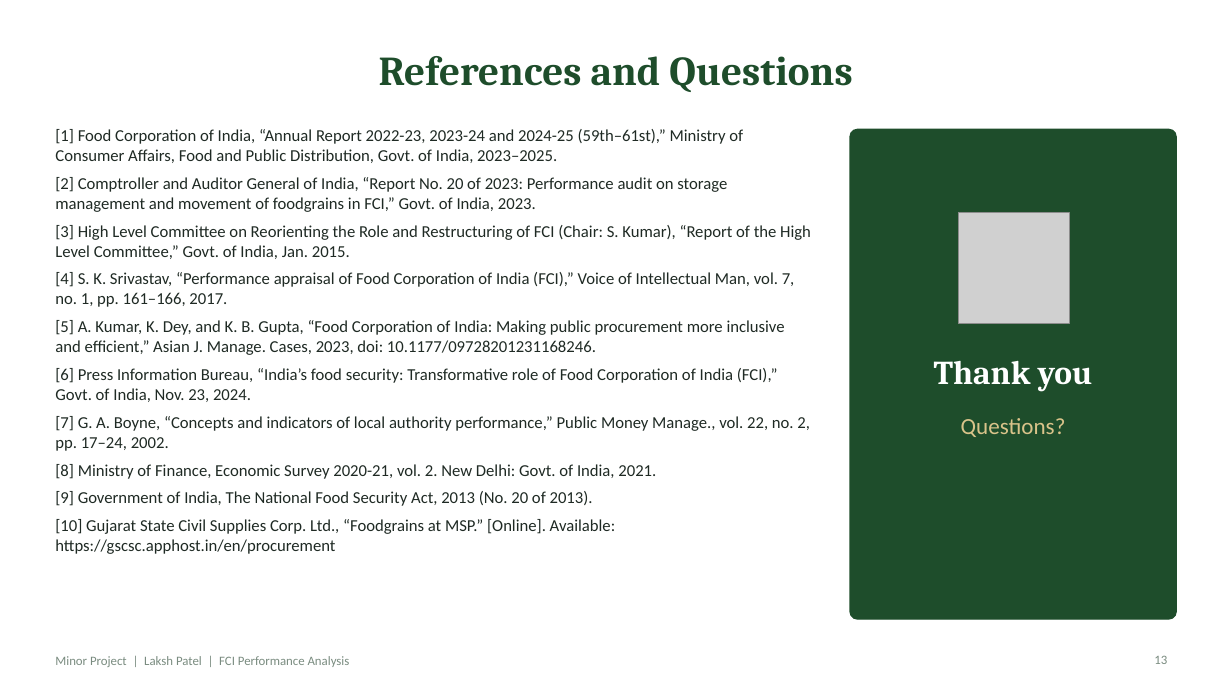
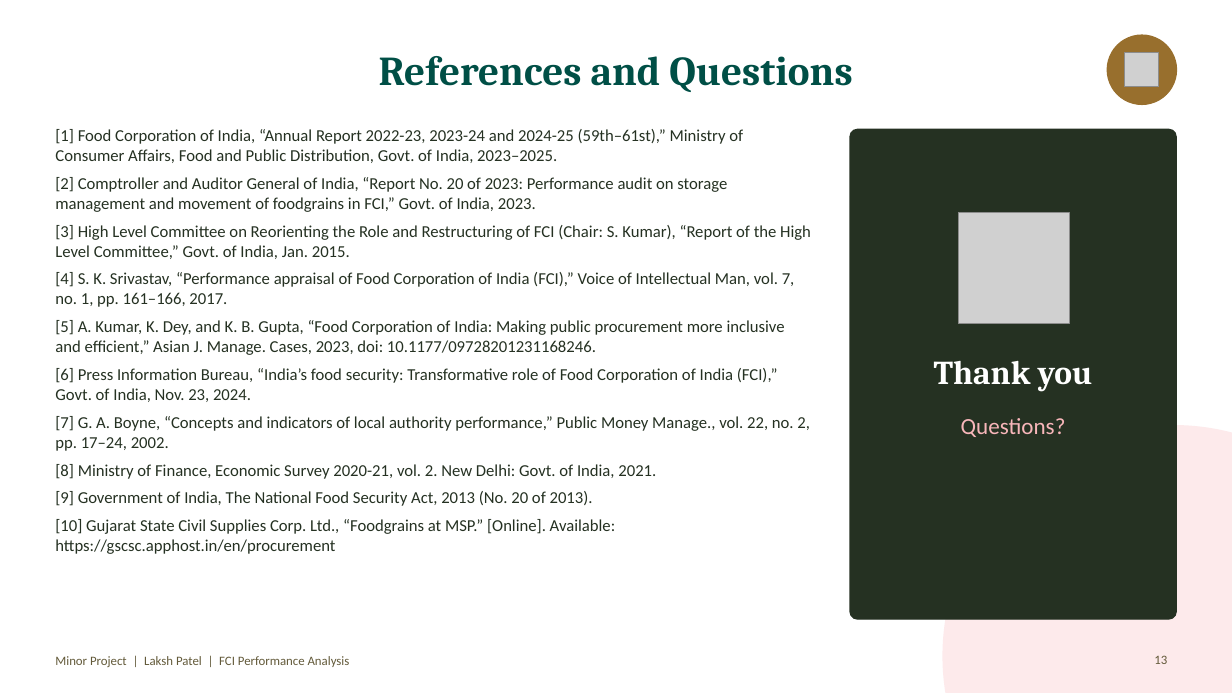
Before and after one commit to Luxp-byte/Claude, a slide deck: slide 13 of minor-project/FCI_Minor_Project_Presentation.pptx. Drawn at 1232x693 pixels with LibreOffice and Linux fonts; fonts in the diff are those of the drawing; grey boxes stand for pictures. Boxes give left, top, right and bottom in pixels: in the first picture for what was removed or moved away, otherwise in the second. Text is boxed around its words. In the diff, an @@ line names an element or a change of style, - is before the commit and + after.

```diff
--- a/minor-project/FCI_Minor_Project_Presentation.pptx
+++ b/minor-project/FCI_Minor_Project_Presentation.pptx
@@ title "References and Questions" at [379, 56, 852, 92]: text colour #1E4D2B to #004F46 @@
@@ ellipse added at [1107, 35, 1177, 104], fill #986F2D, outline #986F2D 1 pt @@
@@ picture added at [1125, 53, 1159, 87] @@
@@ rounded rectangle at [850, 129, 1177, 619]: fill #1E4D2B to #253122; outline #1E4D2B 1 pt to #253122 1 pt @@
@@ text "Questions?" at [961, 418, 1066, 437]: text colour #D9C38A to #F8B6BA @@
@@ ellipse added at [943, 425, 1232, 693], fill #F8B6BA at 28% opacity @@
@@ text "Minor Project | Laksh Patel ..." at [55, 656, 350, 667]: text colour #7A8C80 to #635A3A @@
@@ page number at [1154, 655, 1167, 664]: text colour #7A8C80 to #635A3A @@
```
Also in this commit, not shown: 12 other slides changed.
